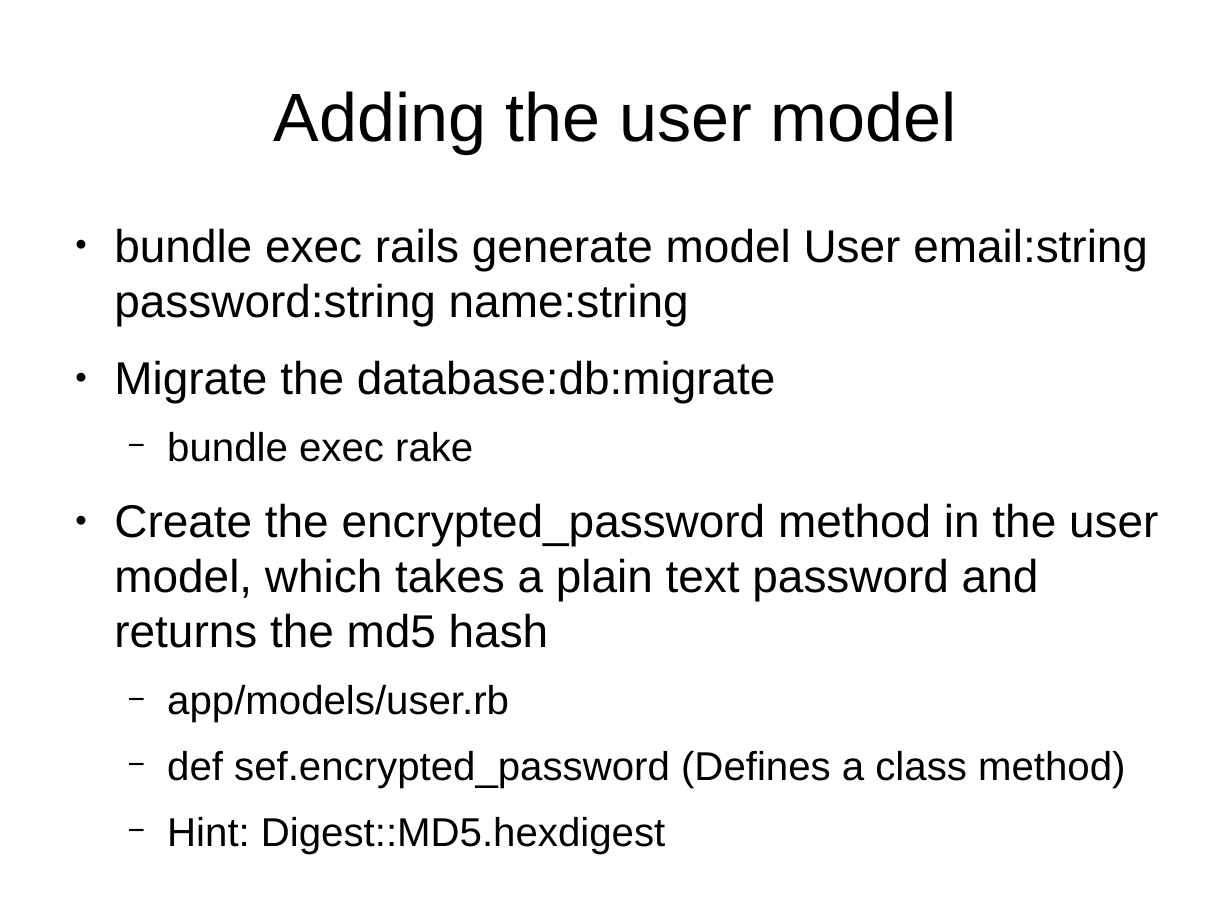
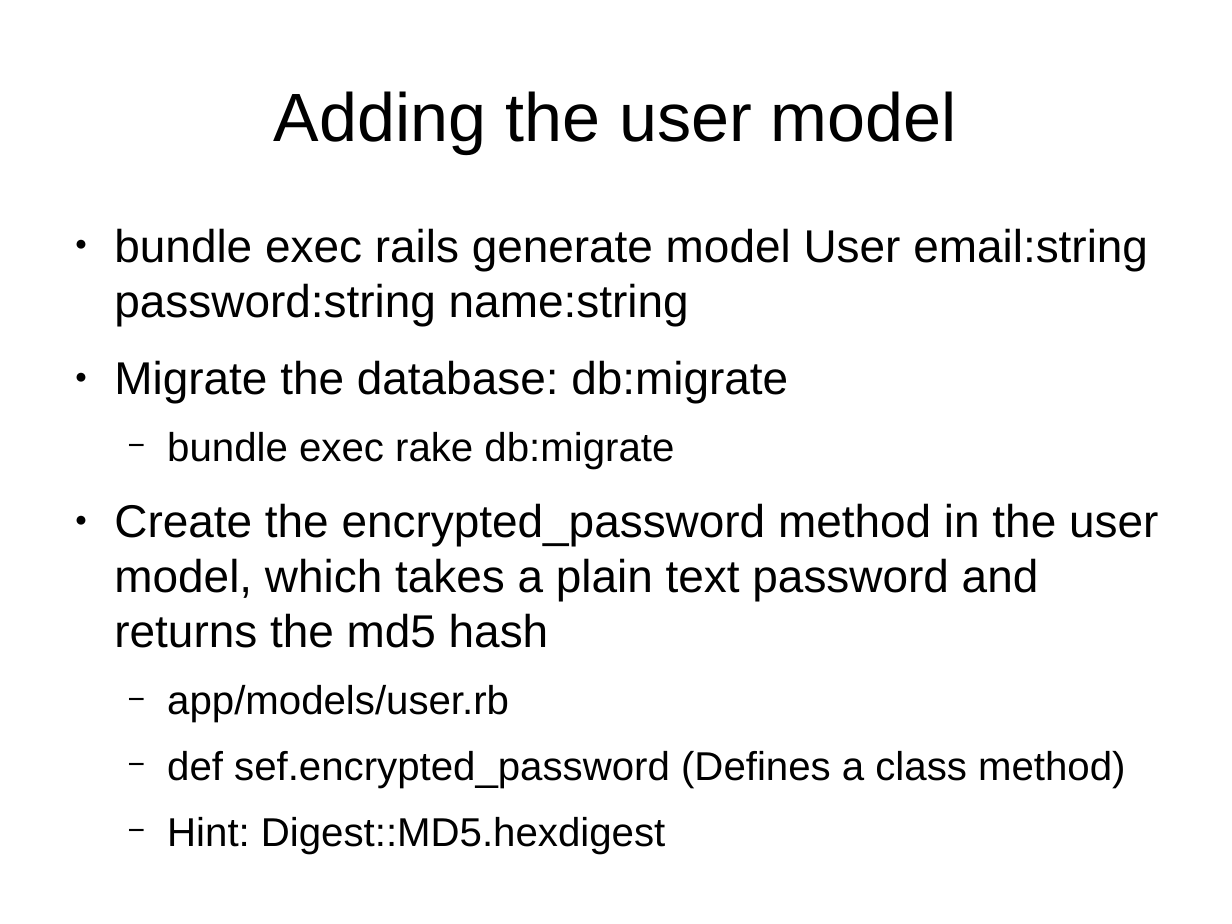
Before and after one commit to ablagoev/nbu-course-citb608, a slide deck: slide 7 of Exercises/Lecture07.odp. Drawn at 1232x924 pixels with LibreOffice and Linux fonts; fonts in the diff are those of the drawing. Boxes give left, top, right and bottom in pixels: in the first picture for what was removed or moved away, otherwise in the second. Text is boxed around its words. In the diff, an @@ line names an element or a change of style, - is before the commit and + after.

```diff
--- a/Exercises/Lecture07.odp
+++ b/Exercises/Lecture07.odp
@@ text at box(114, 360, 788, 469): text changed @@
-● Migrate the database:db:migrate
-  − bundle exec rake
+● Migrate the database: db:migrate
+  − bundle exec rake db:migrate
```
Also in this commit, not shown: 1 other slide changed, 7 other files.
